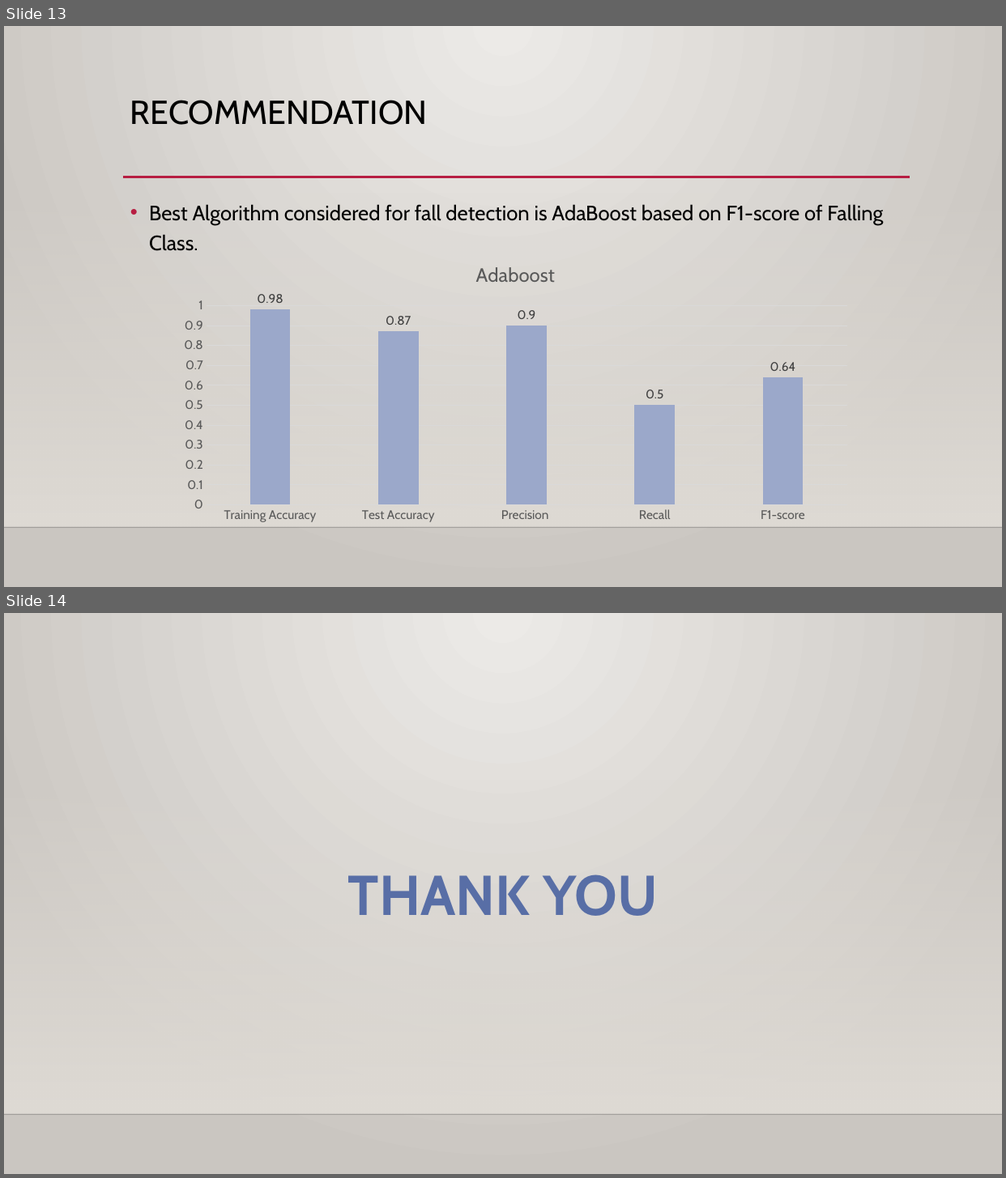
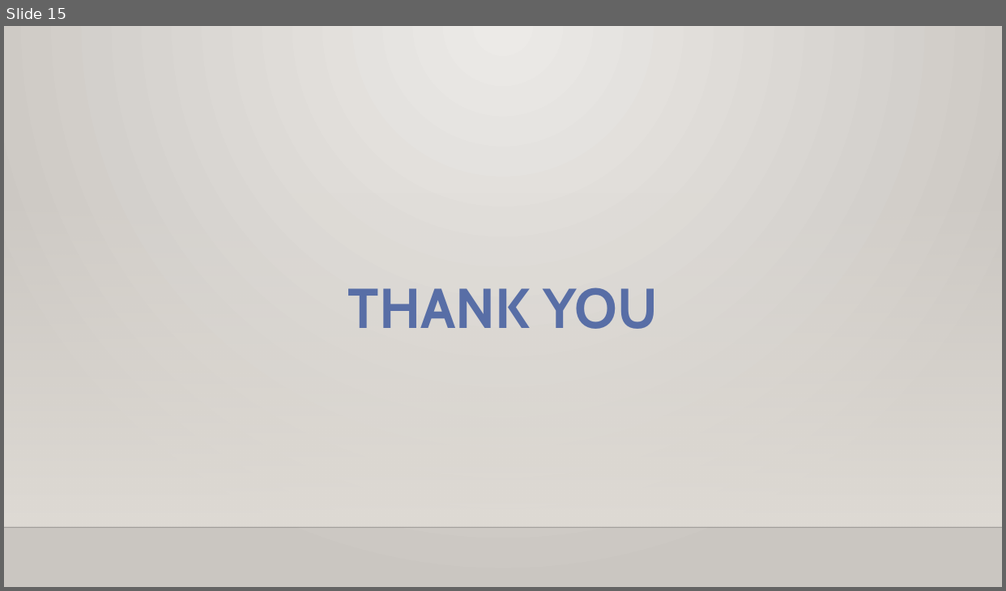
Before and after one commit to pgupta88/Springboard, a slide deck: Capstone_Two/Project Documentation/Technical Presentation.pptx. Shown one above the other, each under a label of ours: slides 13 and 14 before the commit, slide 15 after it. The pictures are 1006x1178 and 1006x591 pixels, drawn with LibreOffice and Linux fonts; fonts in the diff are those of the drawing; background and template pictures are left out. Boxes give left, top, right and bottom in pixels: in the first picture for what was removed or moved away, otherwise in the second. Text is boxed around its words. In the diff, an @@ line names an element or a change of style, - is before the commit and + after.

```diff
--- a/Capstone_Two/Project Documentation/Technical Presentation.pptx
+++ b/Capstone_Two/Project Documentation/Technical Presentation.pptx
@@ slide 13 removed at [4,26,1002,587], background gradient #ECEAE7 to #CAC7C1; not listed: 2 template elements that a slide beside it also shows @@
@@ title removed at [130,100,428,125] @@
-RECOMMENDATION
@@ line removed from (123, 177) to (910, 177) @@
@@ text removed at [149,204,883,251] @@
-• Best Algorithm considered for fall detection is AdaBoost based on F1-score of Falling Class.
@@ column chart removed at [170,248,860,528] @@
-title "Adaboost"
-categories: Training Accuracy, Test Accuracy, Precision , Recall, F1-score
-Adaboost: 0.98, 0.87, 0.9, 0.5, 0.64
@@ what was slide 14 is now slide 15 @@
```
Also in this commit, not shown: 6 slides changed, 5 slides added, 3 other slides removed.
